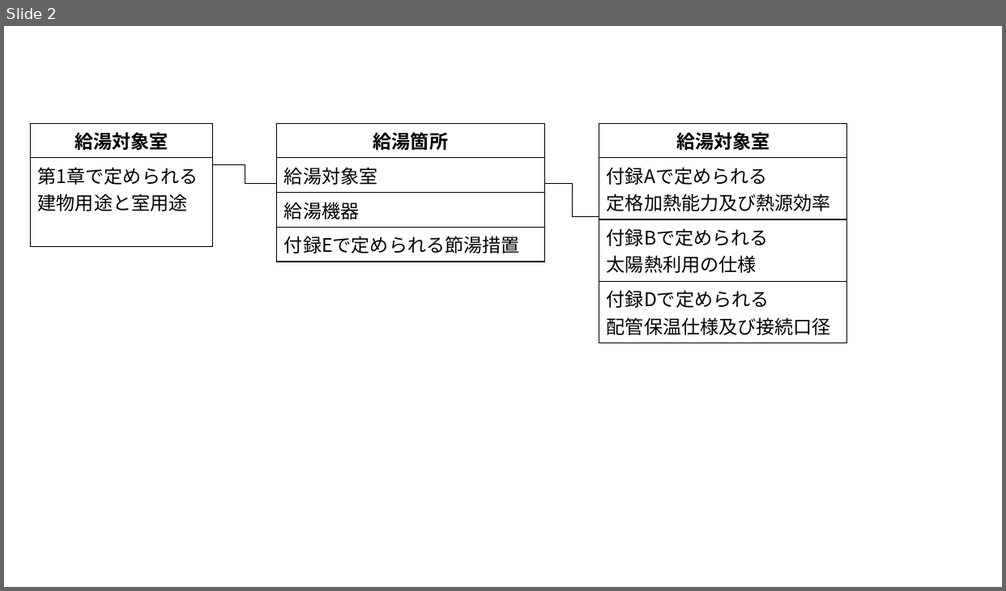
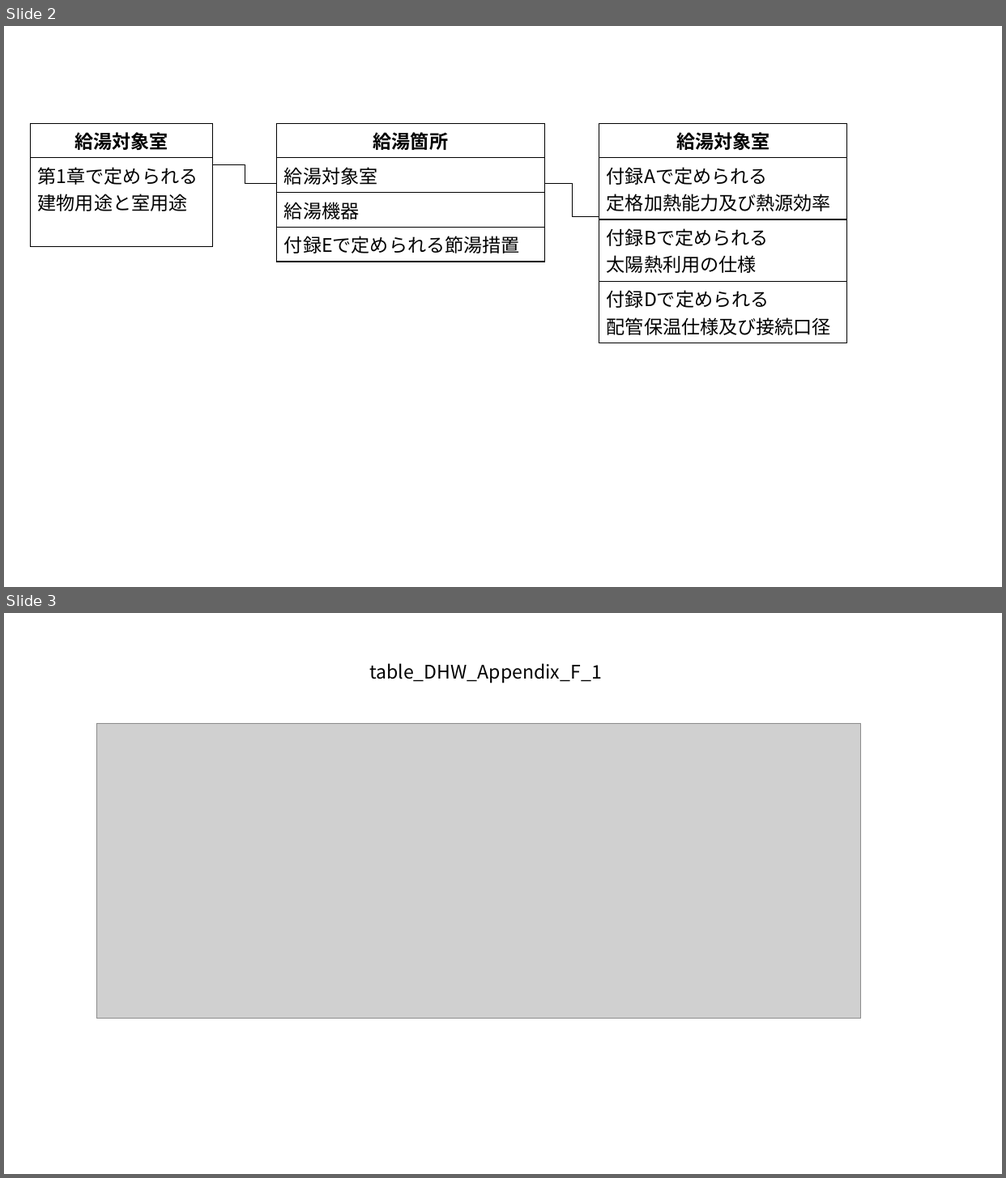
Before and after one commit to BRI-EES-House/building, a slide deck: docs/source/_static/fig/fig_dhw.pptx. Shown one above the other, each under a label of ours: slide 2 before the commit, slides 2 and 3 after it. The pictures are 1006x591 and 1006x1178 pixels, drawn with LibreOffice and Linux fonts; fonts in the diff are those of the drawing; grey boxes stand for pictures. Boxes give left, top, right and bottom in pixels: in the first picture for what was removed or moved away, otherwise in the second. Text is boxed around its words. In the diff, an @@ line names an element or a change of style, - is before the commit and + after.

```diff
--- a/docs/source/_static/fig/fig_dhw.pptx
+++ b/docs/source/_static/fig/fig_dhw.pptx
@@ slide 3 added at (4,613,1002,1174), background #FFFFFF @@
@@ text added at (369,663,602,683), 18 pt, text #000000 @@
+table_DHW_Appendix_F_1
@@ picture added at (97,723,861,1019) @@
```
Also in this commit, not shown: 3 other files.
